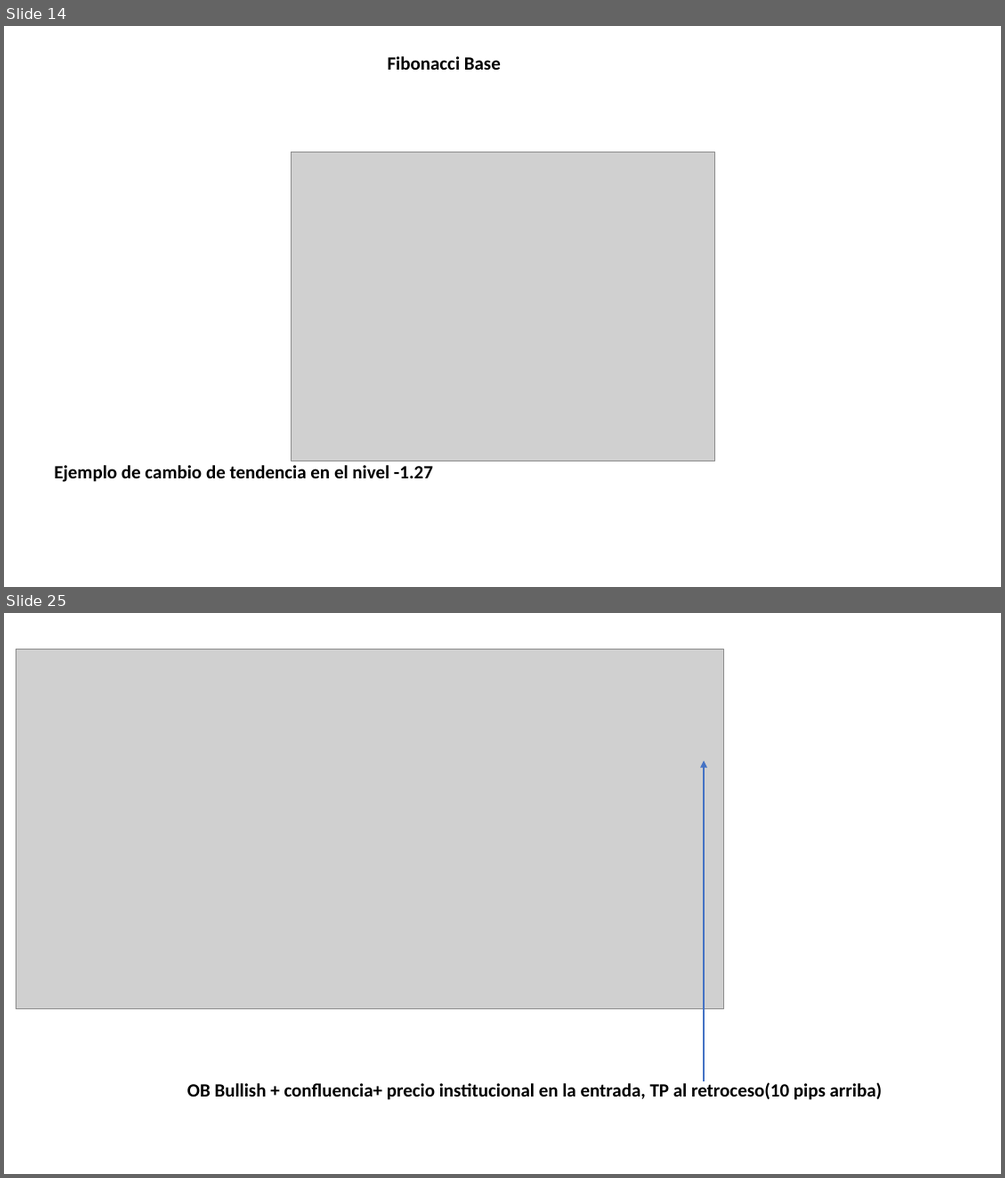
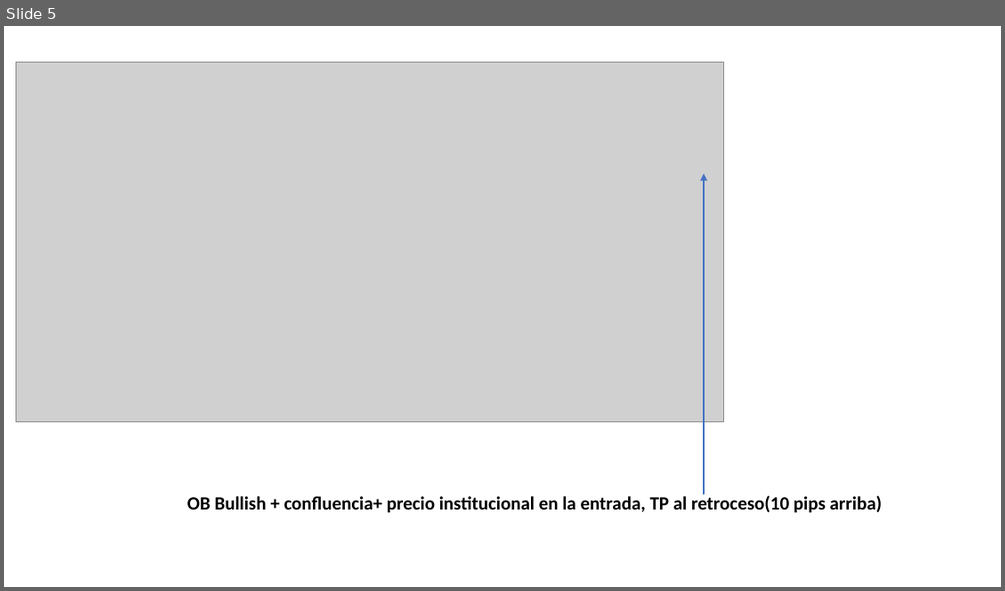
Before and after one commit to Edd1eware/Yields_Academy, a slide deck: Manual_YIELDS_ACADEMY.pptx. Shown one above the other, each under a label of ours: slides 14 and 25 before the commit, slide 5 after it; the slides between them are not shown. The pictures are 1005x1178 and 1005x591 pixels, drawn with LibreOffice and Linux fonts; fonts in the diff are those of the drawing; grey boxes stand for pictures. Boxes give left, top, right and bottom in pixels: in the first picture for what was removed or moved away, otherwise in the second. Text is boxed around its words. In the diff, an @@ line names an element or a change of style, - is before the commit and + after.

```diff
--- a/Manual_YIELDS_ACADEMY.pptx
+++ b/Manual_YIELDS_ACADEMY.pptx
@@ slide 14 removed at (4,26,1001,587), background #FFFFFF @@
@@ text removed at (388,56,501,70) @@
-Fibonacci Base
@@ picture removed at (291,152,714,460) @@
@@ text removed at (54,465,433,482) @@
-Ejemplo de cambio de tendencia en el nivel -1.27
@@ what was slide 25 is now slide 5 @@
```
Also in this commit, not shown: 4 slides added, 56 other slides removed.
